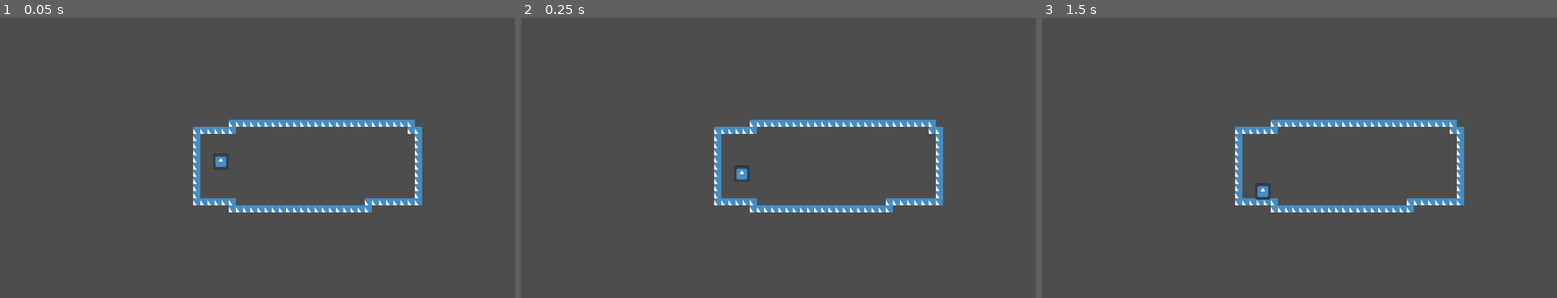
Above: before the commit, frames 1-3 (left to right).
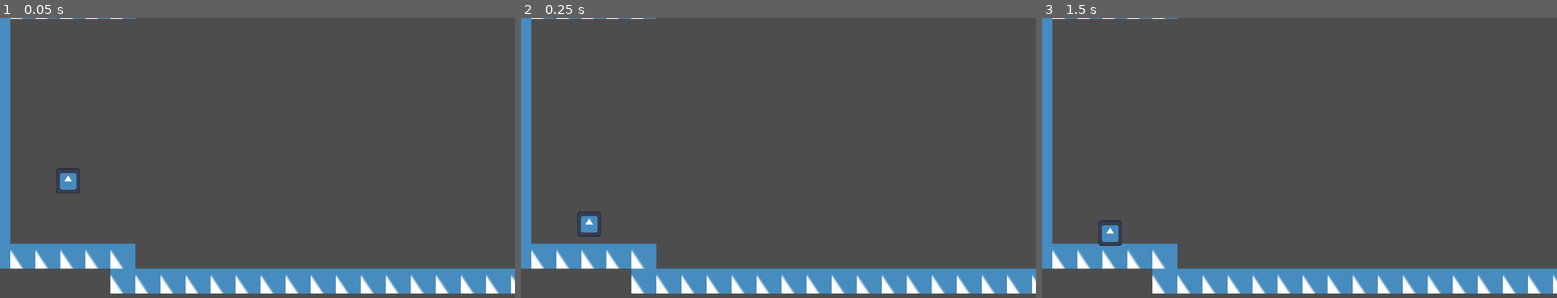
Above: after the commit, the same moments.

Repository: Morty0Smith/odd-pumpkin
Game: Godot game, scene res://testScene.tscn
Two runs of this game, one before a commit and one after it. Both use one fixed random seed, a clock stepped at 60 frames per second and the inputs below. The engine's default icon, where the game draws it, is replaced by a stand-in: a white triangle on a blue panel in a dark square.
Inputs:
- Up to frame 1 (0.05 s): no input
- Up to frame 2 (0.25 s): no input
- Up to frame 3 (1.5 s): tap Enter at 1.25 s

The runs differ from the first frame. In frame 1, 15% of the frame differs, in the area x 0-100%, y 0-99%; in frame 2, 15%; in frame 3, 15%.

Commit message:
Updated player scale

Diff:
--- a/testScene.tscn
+++ b/testScene.tscn
@@ -14,13 +14,15 @@
 use_kinematic_bodies = true
 
 [node name="Camera2D" type="Camera2D" parent="."]
+position = Vector2(30, 28)
+zoom = Vector2(3.5, 3.5)
 
 [node name="Player" type="RigidBody2D" parent="."]
-position = Vector2(-109.00001, -2.9999962)
+position = Vector2(-57, 88)
 
 [node name="CollisionShape2D" type="CollisionShape2D" parent="Player"]
-position = Vector2(27.000006, -3.814697e-06)
-scale = Vector2(0.625, 0.625)
+position = Vector2(-34, -49)
+scale = Vector2(0.28, 0.28)
 shape = SubResource("CircleShape2D_w2vy6")
 
 [node name="Punpkin" type="Sprite2D" parent="Player/CollisionShape2D"]
